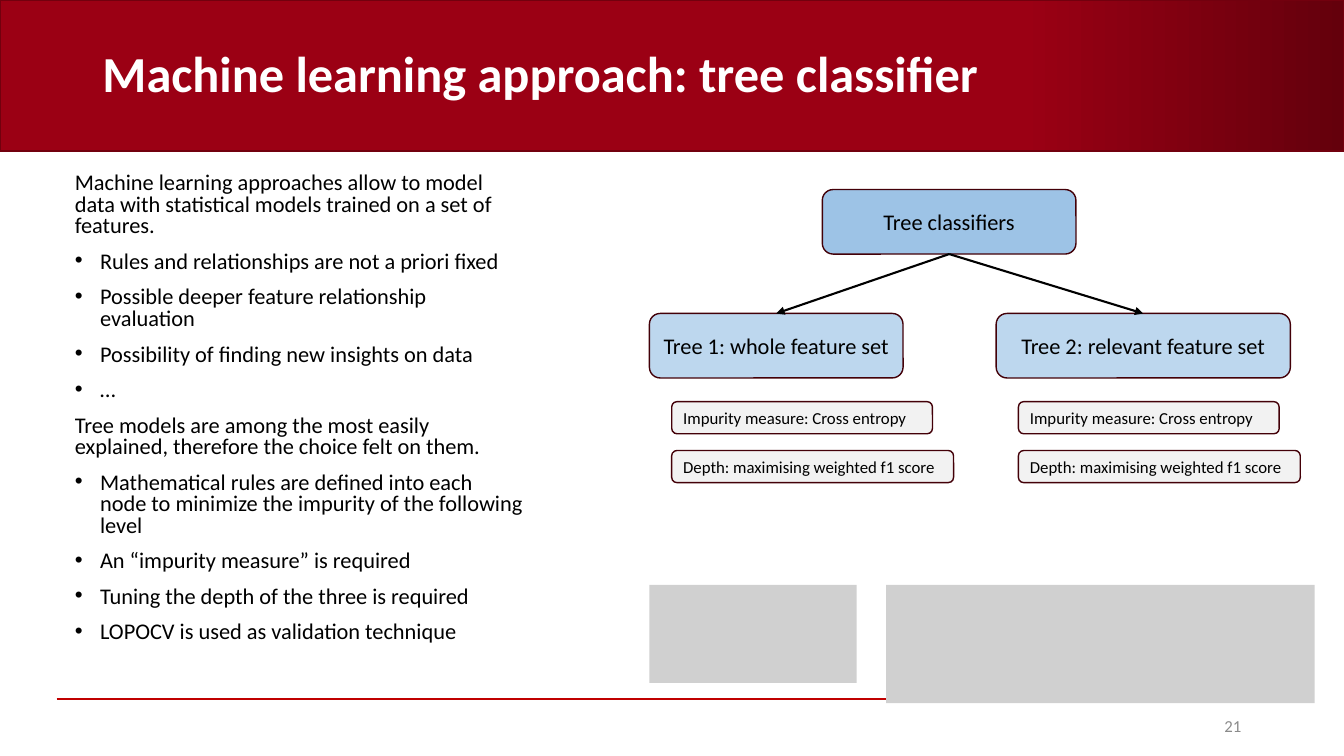
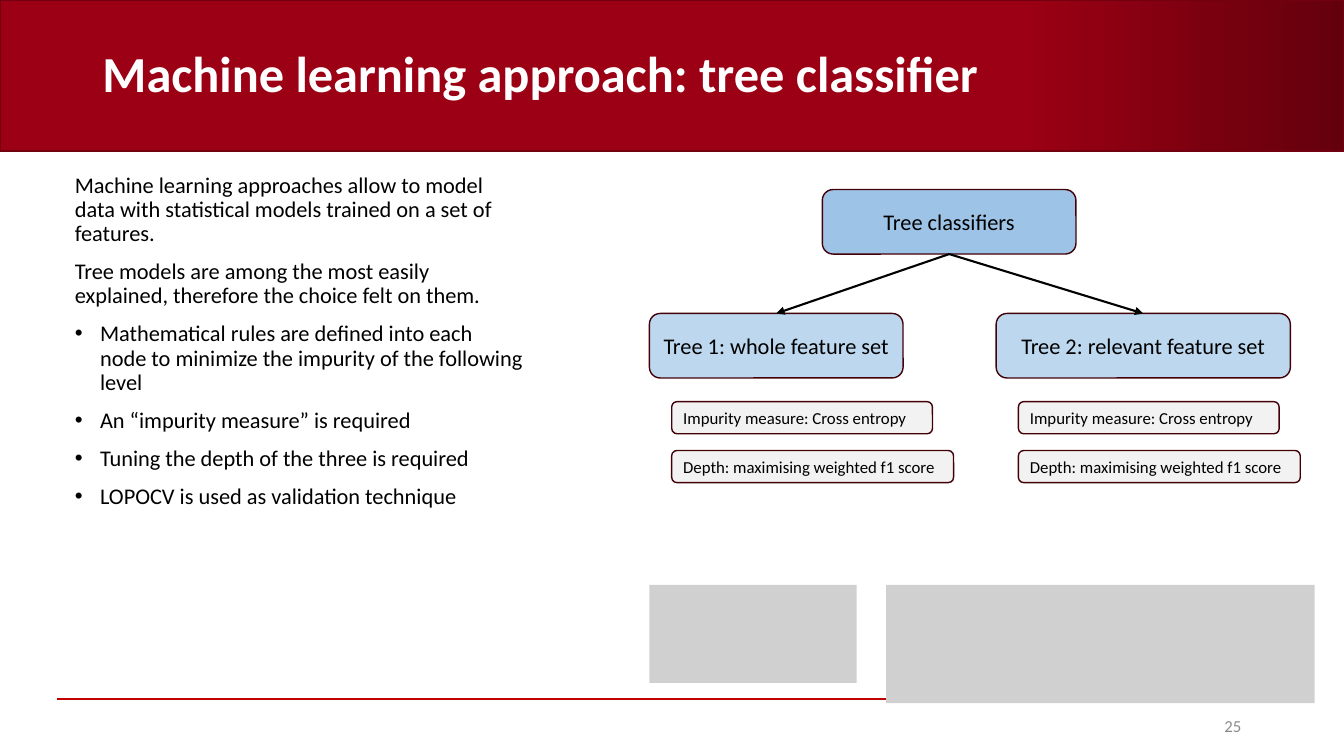
Before and after one commit to AndreaCorrado00/Tesi_magistrale_Corrado_Andrea, a slide deck: slide 25 of Documentation/10. Features and classification results V3.pptx (slide 21 before the commit). Drawn at 1344x756 pixels with LibreOffice and Linux fonts; fonts in the diff are those of the drawing; grey boxes stand for pictures; background and template pictures are left out. Boxes give left, top, right and bottom in pixels: in the first picture for what was removed or moved away, otherwise in the second. Text is boxed around its words. In the diff, an @@ line names an element or a change of style, - is before the commit and + after.

```diff
--- a/Documentation/10. Features and classification results V3.pptx
+++ b/Documentation/10. Features and classification results V3.pptx
@@ text "Machine learning approaches allow to ..." at (75, 177, 522, 508): line spacing 0.8 to 0.9 @@
@@ text at (100, 253, 499, 366): paragraphs removed @@
-• Rules and relationships are not a priori fixed
-• Possible deeper feature relationship evaluation
-• Possibility of finding new insights on data
-• …
@@ page number at (1224, 721, 1241, 732): text changed @@
-21
+25
```
Also in this commit, not shown: 15 other slides changed, 5 slides added, 1 slide removed.
